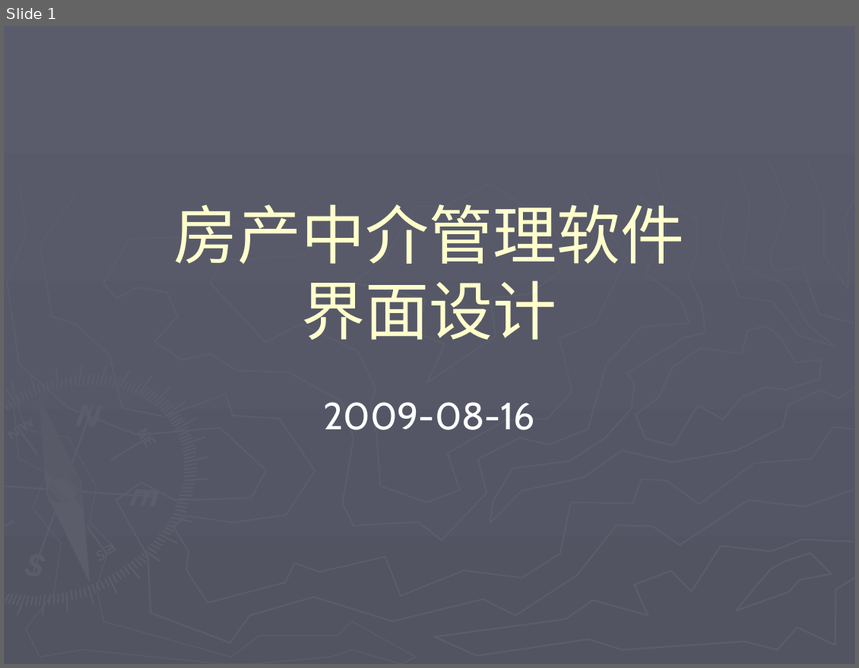
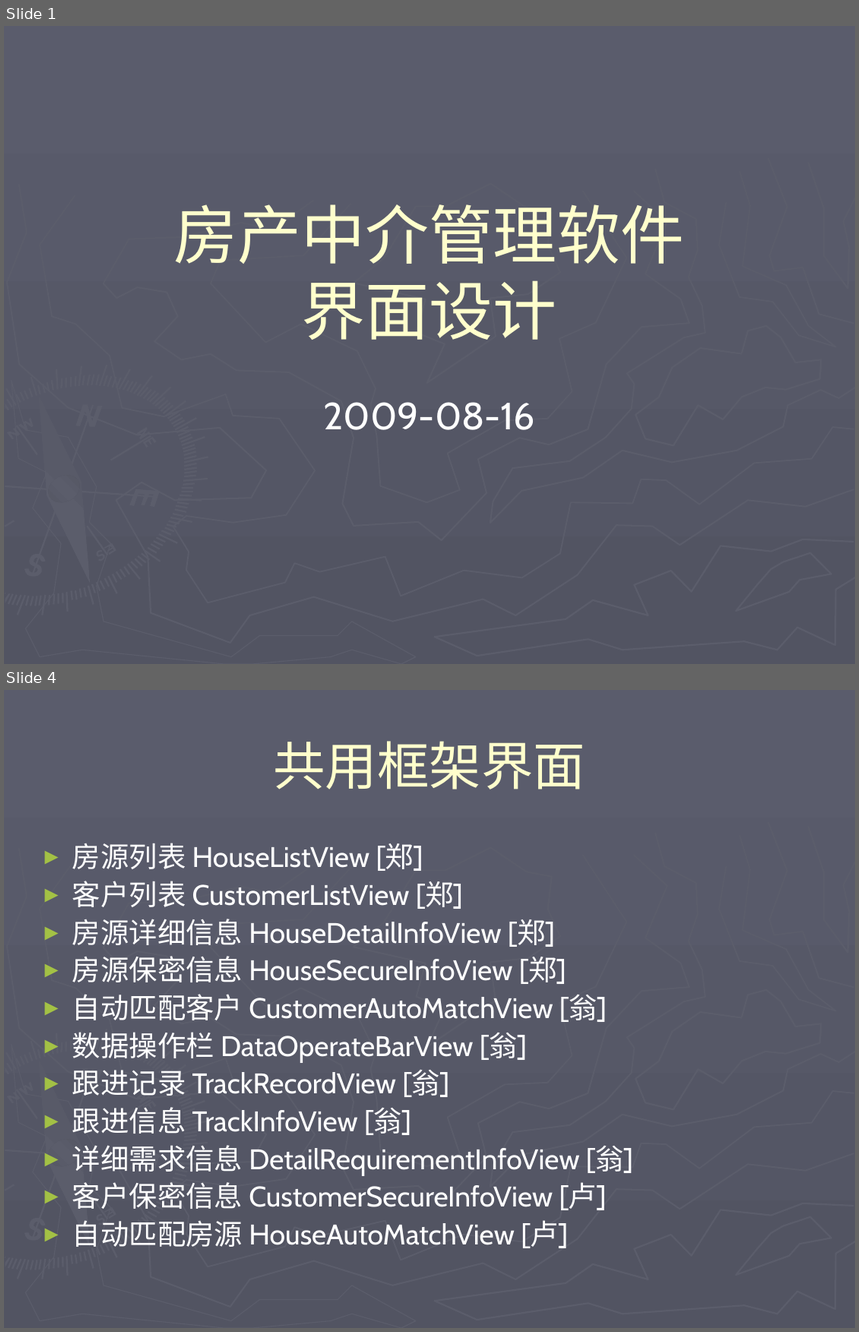
Before and after one commit to honj51/ideacode, a slide deck: doc/房产中介管理/程序界面设计.ppt. Shown one above the other, each under a label of ours: slide 1 before the commit, slides 1 and 4 after it; the slides between them are not shown. The pictures are 859x668 and 859x1332 pixels, drawn with LibreOffice and Linux fonts; fonts in the diff are those of the drawing. Boxes give left, top, right and bottom in pixels: in the first picture for what was removed or moved away, otherwise in the second. Text is boxed around its words. In the diff, an @@ line names an element or a change of style, - is before the commit and + after.

```diff
--- a/doc/房产中介管理/程序界面设计.ppt
+++ b/doc/房产中介管理/程序界面设计.ppt
@@ slide 4 added at bbox=[4, 690, 855, 1328], background gradient #5A5C6C to #525462; not listed: 148 template elements that a slide beside it also shows @@
@@ title added at bbox=[273, 741, 585, 790], 44 pt, text #FFFFCC @@
+共用框架界面
@@ text added at bbox=[72, 843, 633, 1249], 24 pt, text #FFFFFF @@
+► 房源列表 HouseListView [郑]
+► 客户列表 CustomerListView [郑]
+► 房源详细信息 HouseDetailInfoView [郑]
+► 房源保密信息 HouseSecureInfoView [郑]
+► 自动匹配客户 CustomerAutoMatchView [翁]
+► 数据操作栏 DataOperateBarView [翁]
+► 跟进记录 TrackRecordView [翁]
+► 跟进信息 TrackInfoView [翁]
+► 详细需求信息 DetailRequirementInfoView [翁]
+► 客户保密信息 CustomerSecureInfoView [卢]
+► 自动匹配房源 HouseAutoMatchView [卢]
```
Also in this commit, not shown: 2 slides changed, 1 other slide added, 8 slides removed, 23 other files.
